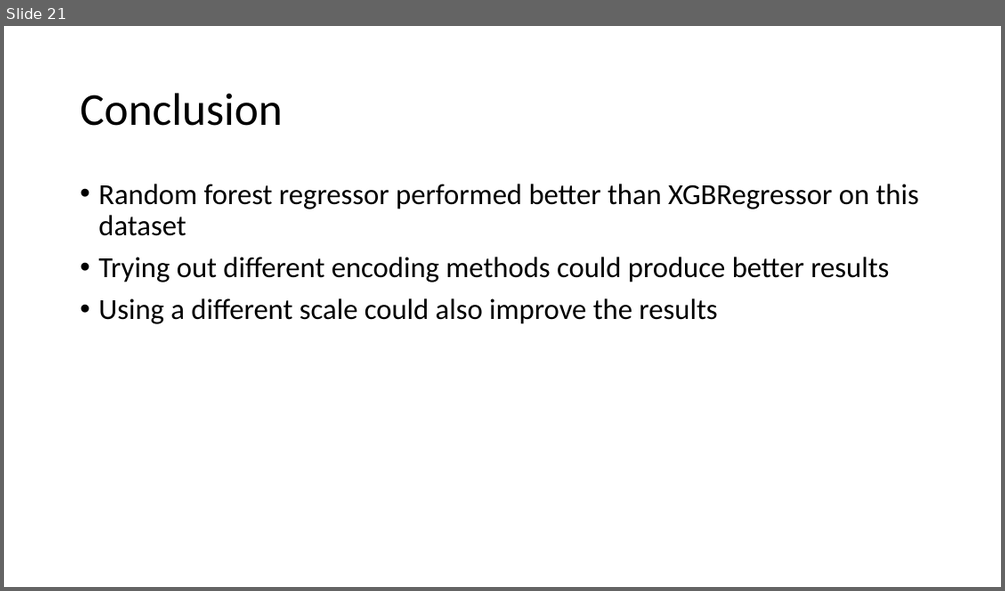
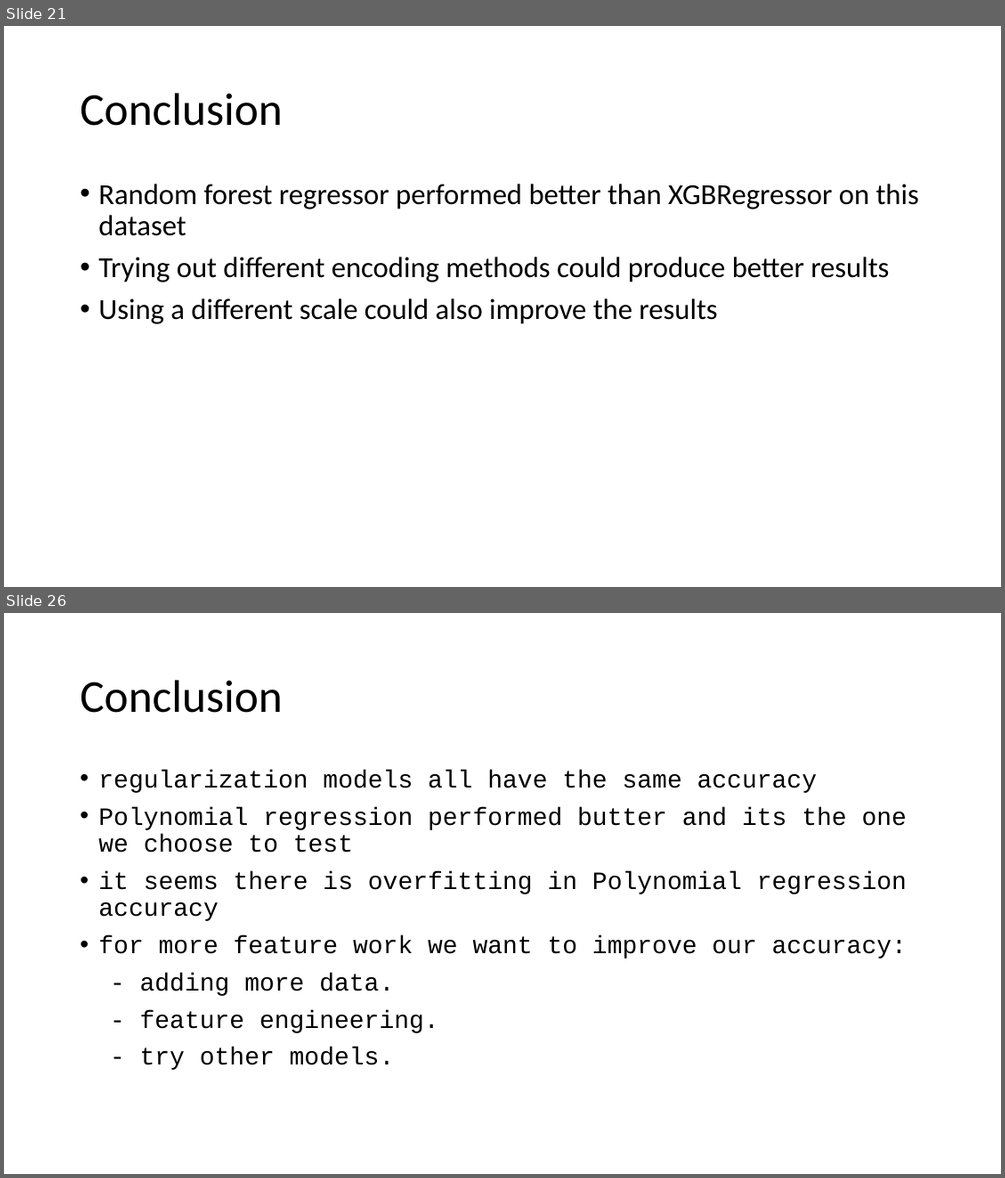
Before and after one commit to Jainlo/cali-housing-prices, a slide deck: California Housing Prices.pptx. Shown one above the other, each under a label of ours: slide 21 before the commit, slides 21 and 26 after it; the slides between them are not shown. The pictures are 1005x591 and 1005x1178 pixels, drawn with LibreOffice and Linux fonts; fonts in the diff are those of the drawing. Boxes give left, top, right and bottom in pixels: in the first picture for what was removed or moved away, otherwise in the second. Text is boxed around its words. In the diff, an @@ line names an element or a change of style, - is before the commit and + after.

```diff
--- a/California Housing Prices.pptx
+++ b/California Housing Prices.pptx
@@ slide 26 added at <box>4,613,1001,1174</box>, background #FFFFFF @@
@@ title added at <box>80,680,283,713</box>, 44 pt, text #000000 @@
+Conclusion
@@ text added at <box>98,770,906,1070</box>, 24 pt, text #000000 @@
+• regularization models all have the same accuracy
+• Polynomial regression performed butter and its the one we choose to test
+• it seems there is overfitting in Polynomial regression accuracy
+• for more feature work we want to improve our accuracy:
+- adding more data.
+- feature engineering.
+- try other models.
```
Also in this commit, not shown: 4 slides changed, 4 other slides added, 6 other files.
